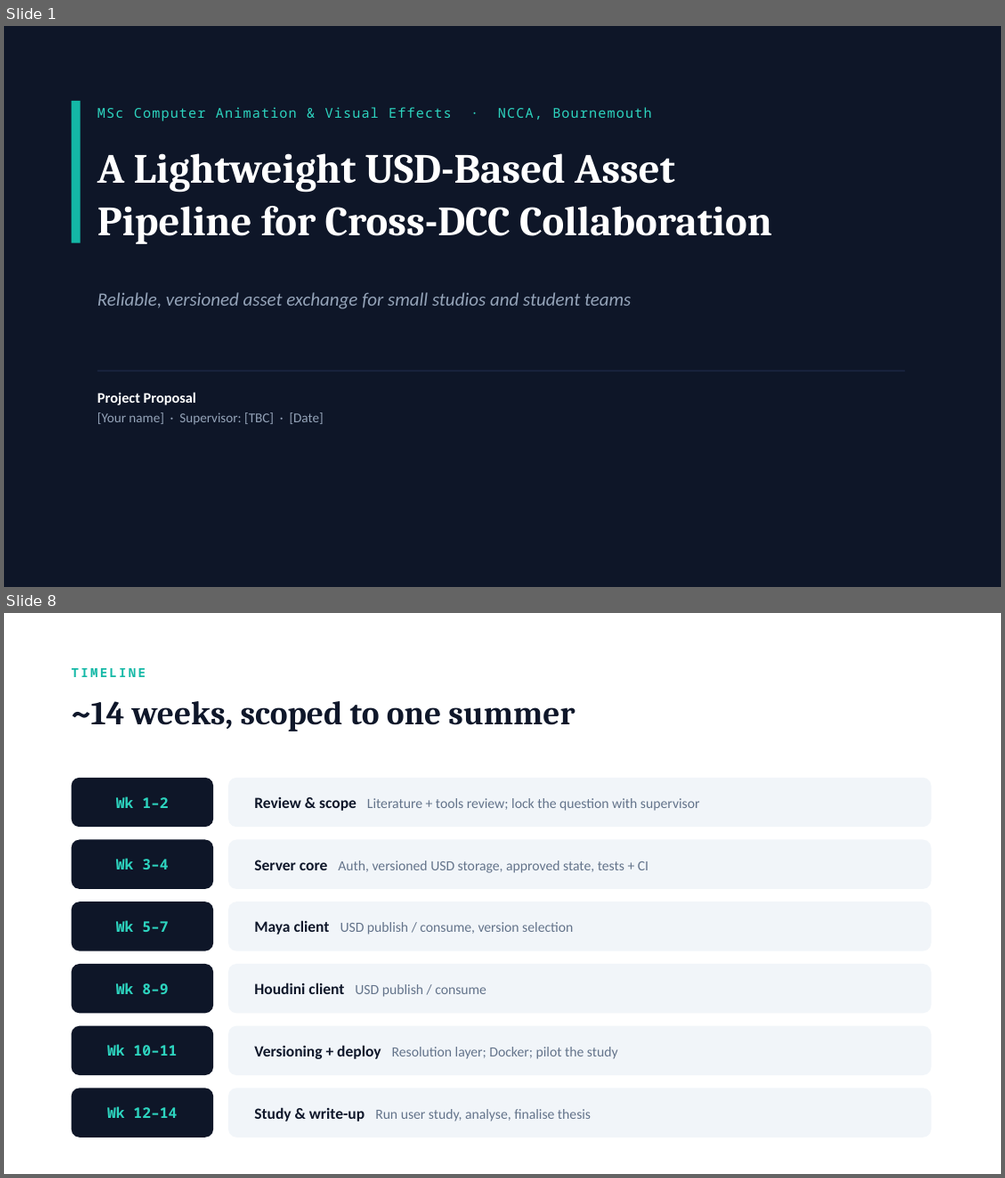
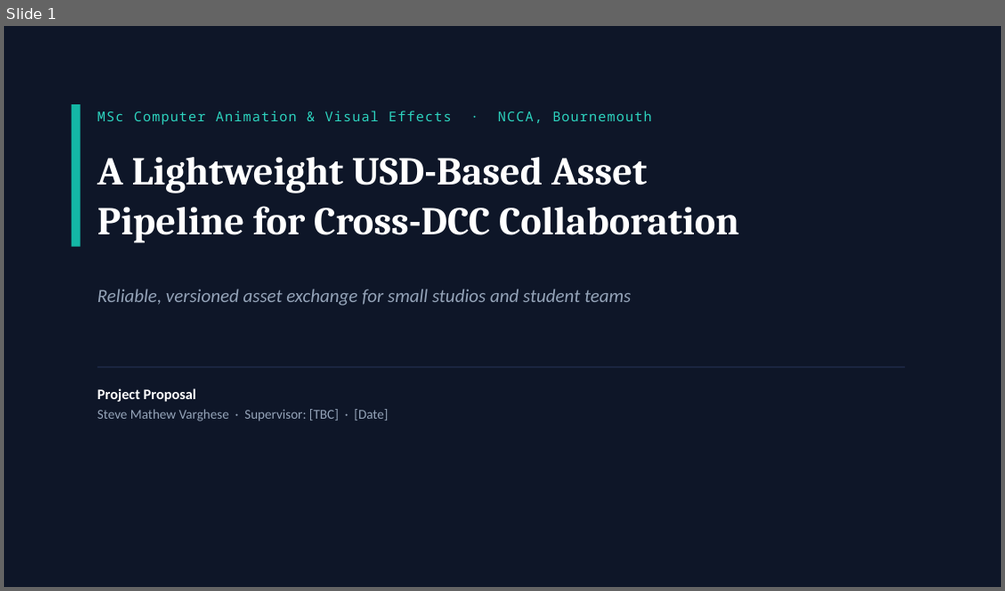
Before and after one commit to steve-mathew-v/usd-asset-pipeline, a slide deck: docs/MSc_Proposal.pptx. Shown one above the other, each under a label of ours: slides 1 and 8 before the commit, slide 1 after it; the slides between them are not shown. The pictures are 1005x1178 and 1005x591 pixels, drawn with LibreOffice and Linux fonts; fonts in the diff are those of the drawing. Boxes give left, top, right and bottom in pixels: in the first picture for what was removed or moved away, otherwise in the second. Text is boxed around its words. In the diff, an @@ line names an element or a change of style, - is before the commit and + after.

```diff
--- a/docs/MSc_Proposal.pptx
+++ b/docs/MSc_Proposal.pptx
@@ slide 8 removed at bbox=[4, 613, 1001, 1174], background #FFFFFF @@
@@ text removed at bbox=[72, 668, 146, 677] @@
-TIMELINE
@@ text removed at bbox=[72, 701, 574, 731] @@
-~14 weeks, scoped to one summer
@@ rounded rectangle removed at bbox=[72, 778, 213, 827] @@
@@ text removed at bbox=[116, 796, 168, 808] @@
-Wk 1–2
@@ rounded rectangle removed at bbox=[228, 778, 931, 827] @@
@@ text removed at bbox=[254, 797, 700, 811] @@
-Review & scope Literature + tools review; lock the question with supervisor
@@ rounded rectangle removed at bbox=[72, 840, 213, 889] @@
@@ rounded rectangle removed at bbox=[228, 840, 931, 889] @@
@@ text removed at bbox=[116, 858, 168, 869] @@
-Wk 3–4
@@ text removed at bbox=[254, 860, 648, 873] @@
-Server core Auth, versioned USD storage, approved state, tests + CI
@@ rounded rectangle removed at bbox=[72, 901, 213, 951] @@
@@ rounded rectangle removed at bbox=[228, 901, 931, 951] @@
@@ text removed at bbox=[116, 920, 168, 932] @@
-Wk 5–7
@@ text removed at bbox=[254, 920, 573, 934] @@
-Maya client USD publish / consume, version selection
@@ rounded rectangle removed at bbox=[72, 964, 213, 1013] @@
@@ text removed at bbox=[116, 982, 168, 994] @@
-Wk 8–9
@@ rounded rectangle removed at bbox=[228, 964, 931, 1013] @@
@@ text removed at bbox=[254, 982, 486, 997] @@
-Houdini client USD publish / consume
@@ rounded rectangle removed at bbox=[72, 1026, 213, 1075] @@
@@ rounded rectangle removed at bbox=[228, 1026, 931, 1075] @@
@@ text removed at bbox=[107, 1044, 177, 1055] @@
-Wk 10–11
@@ text removed at bbox=[254, 1045, 618, 1059] @@
-Versioning + deploy Resolution layer; Docker; pilot the study
@@ rounded rectangle removed at bbox=[72, 1088, 213, 1137] @@
@@ rounded rectangle removed at bbox=[228, 1088, 931, 1137] @@
@@ text removed at bbox=[107, 1106, 177, 1118] @@
-Wk 12–14
@@ text removed at bbox=[254, 1107, 591, 1121] @@
-Study & write-up Run user study, analyse, finalise thesis
@@ slide 1 changed as well @@
@@ rectangle: place and size @@
-rectangle at bbox=[72, 101, 81, 243]
+rectangle at bbox=[72, 104, 81, 247]
@@ text "MSc Computer Animation & Visual ...": place and size @@
-text "MSc Computer Animation & Visual ..." at bbox=[97, 107, 651, 121]
+text "MSc Computer Animation & Visual ..." at bbox=[97, 111, 651, 125]
@@ text "A Lightweight USD-Based Asset" at bbox=[97, 157, 739, 243]: size 40 to 38 pt @@
@@ text "Reliable, versioned asset exchange for ...": place and size @@
-text "Reliable, versioned asset exchange for ..." at bbox=[97, 292, 631, 309]
+text "Reliable, versioned asset exchange for ..." at bbox=[97, 289, 631, 305]
@@ rectangle: place and size @@
-rectangle at bbox=[97, 370, 905, 371]
+rectangle at bbox=[97, 366, 905, 368]
@@ text at bbox=[97, 409, 388, 421]: text changed @@
-[Your name] · Supervisor: [TBC] · [Date]
+Steve Mathew Varghese · Supervisor: [TBC] · [Date]
```
Also in this commit, not shown: 1 other slide changed, 5 slides added, 7 other slides removed, 27 other files.
